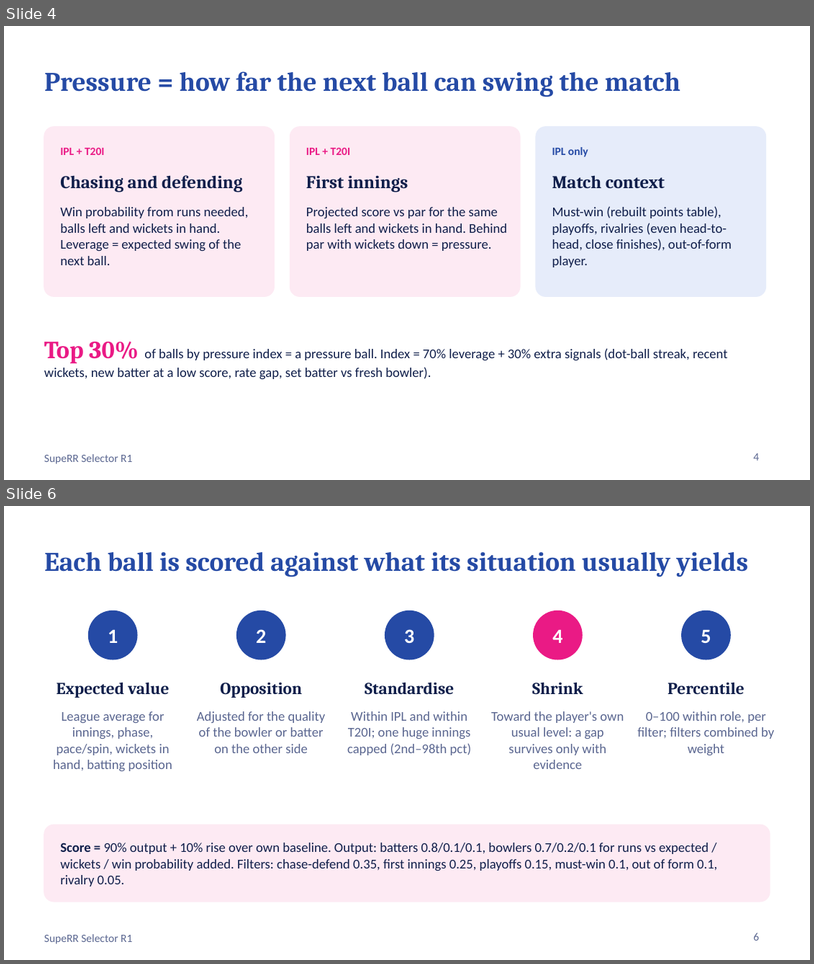
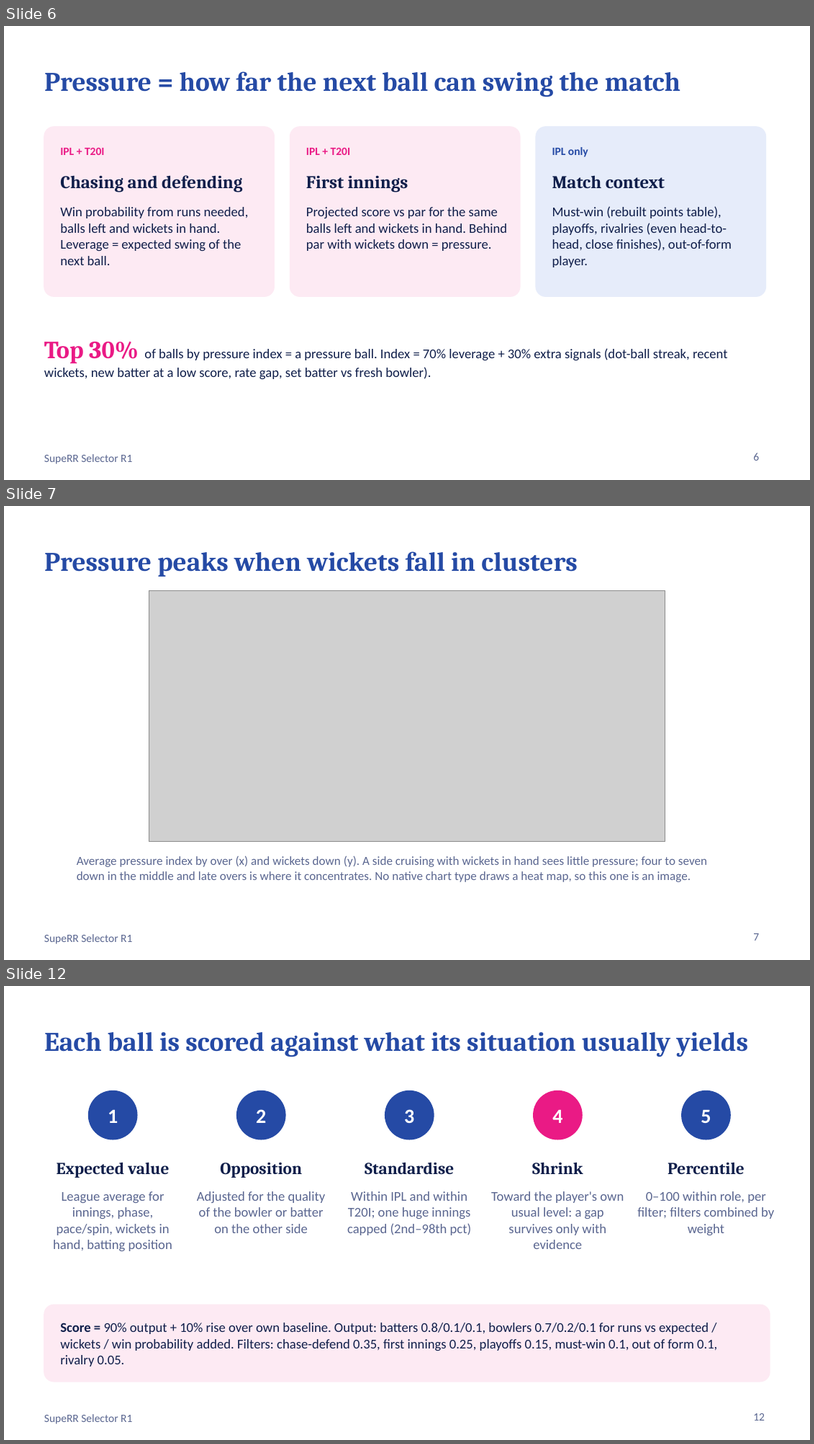
Before and after one commit to GuninderSinghBhatia/superr-selector, a slide deck: reports/SupeRR_Selector_R1.pptx. Shown one above the other, each under a label of ours: slides 4 and 6 before the commit, slides 6, 7 and 12 after it; the slides between them are not shown. The pictures are 814x964 and 814x1444 pixels, drawn with LibreOffice and Linux fonts; fonts in the diff are those of the drawing; grey boxes stand for pictures. Boxes give left, top, right and bottom in pixels: in the first picture for what was removed or moved away, otherwise in the second. Text is boxed around its words. In the diff, an @@ line names an element or a change of style, - is before the commit and + after.

```diff
--- a/reports/SupeRR_Selector_R1.pptx
+++ b/reports/SupeRR_Selector_R1.pptx
@@ slide 7 added at (x1=4, y1=506, x2=810, y2=960), background #FFFFFF; not listed: 1 template element that a slide beside it also shows @@
@@ title added at (x1=44, y1=551, x2=578, y2=577), 24 pt, text #254AA5, bold @@
+Pressure peaks when wickets fall in clusters
@@ picture added at (x1=149, y1=591, x2=665, y2=842) @@
@@ text added at (x1=77, y1=855, x2=707, y2=882), 11 pt, text #5A6690 @@
+Average pressure index by over (x) and wickets down (y). A side cruising with wickets in hand sees little pressure; four to seven down in the middle and late overs is where it concentrates. No native chart type draws a heat map, so this one is an image.
@@ page number added at (x1=754, y1=933, x2=759, y2=940), 10 pt, text #5A6690 @@
+7
@@ what was slide 4 is now slide 6 @@
@@ page number at (x1=754, y1=452, x2=759, y2=460): text changed @@
-4
+6
@@ what was slide 6 is now slide 12 @@
@@ page number at (x1=754, y1=1413, x2=765, y2=1420): text changed @@
-6
+12
```
Also in this commit, not shown: 6 slides changed, 7 other slides added, 11 other files.
